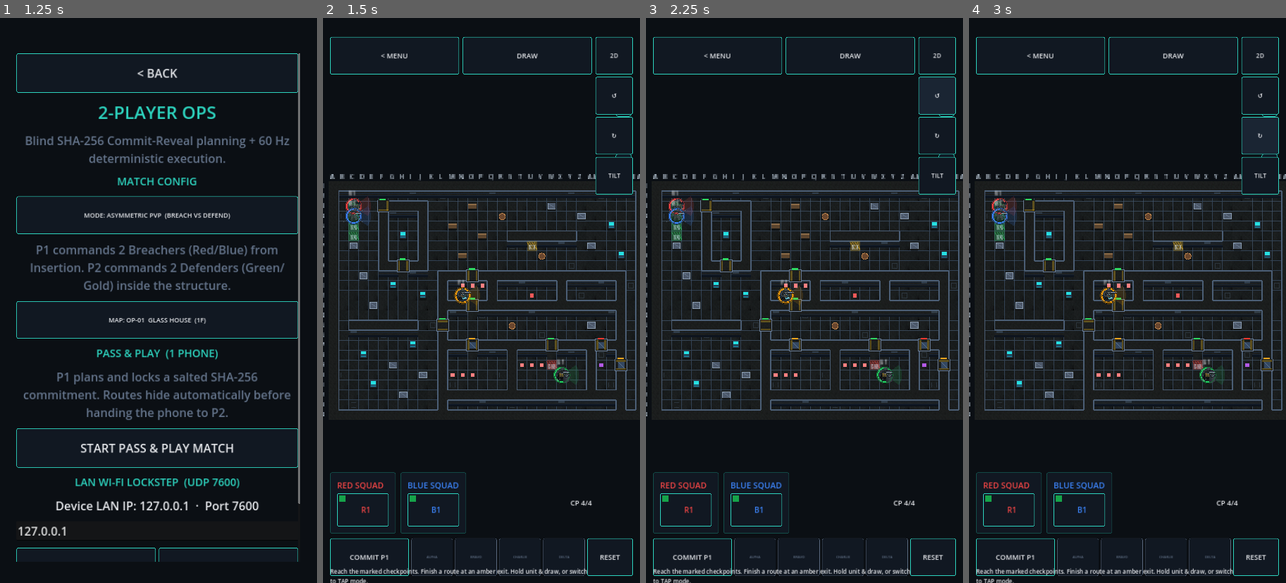
Above: before the commit, frames 1-4 (left to right).
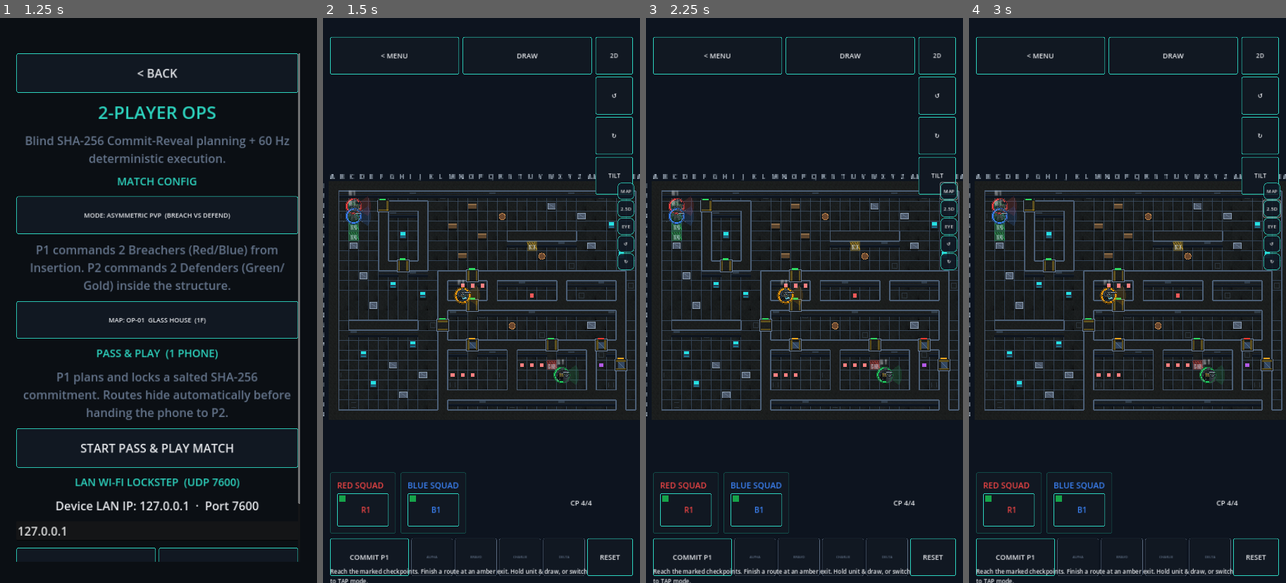
Above: after the commit, the same moments.

Repository: GhostMan612/TacPlanShooter
Game: Godot game, scene res://scenes/splash.tscn
The game is run twice, just before and just after one commit, with the same random seed, the same clock (stepped at 60 frames per second) and the same inputs.
Inputs (mouse positions are in pixels of both pictures, inside the frame that each line leads up to):
- Up to frame 1 (1.25 s): tap Enter at 0.5 s; move the mouse to (228, 272) at 0.52 s; hold Right (ui_right) from 0.53 s (still down); click (228, 272) at 0.67 s
- Up to frame 2 (1.5 s): release Right (ui_right) at 1.25 s; click "START PASS & PLAY MATCH" at 1.25 s
- Up to frame 3 (2.25 s): click "MAP" at 2 s
- Up to frame 4 (3 s): click "2.5D" at 2.75 s

Frame 1 is identical in both runs. In frame 2, 0.3% of the frame differs, in the area x 92-99%, y 17-45%; in frame 3, 0.3%; in frame 4, 0.3%.

Commit message:
fix(3d): lit 3D view (sun + ambient WorldEnvironment) and camera HUD pill strip on layer 5 below planning HUD

Diff:
--- a/scripts/view3d/tactical_camera_3d.gd
+++ b/scripts/view3d/tactical_camera_3d.gd
@@ -127,10 +127,11 @@
 		return
 	_hud = CanvasLayer.new()
 	_hud.name = "CameraControlHud"
+	_hud.layer = 5
 	add_child(_hud)
 	var box := VBoxContainer.new()
 	box.set_anchors_and_offsets_preset(Control.PRESET_TOP_RIGHT)
-	box.position = Vector2(-84.0, 280.0)
+	box.position = Vector2(-76.0, 560.0)
 	_hud.add_child(box)
 	_add_pill(box, "MAP", "MAP", int(Tier.MAP))
 	_add_pill(box, "2.5D", "2.5D", int(Tier.TACTICAL))
--- a/scripts/view3d/world_view_3d.gd
+++ b/scripts/view3d/world_view_3d.gd
@@ -39,6 +39,20 @@
 	camera = TacticalCamera3D.new()
 	camera.name = "TacticalCamera3D"
 	add_child(camera)
+	var sun := DirectionalLight3D.new()
+	sun.name = "TacticalSun"
+	sun.light_energy = 1.6
+	sun.rotation_degrees = Vector3(-52.0, 38.0, 0.0)
+	add_child(sun)
+	var env := WorldEnvironment.new()
+	var e := Environment.new()
+	e.background_mode = Environment.BG_COLOR
+	e.background_color = Color(0.05, 0.08, 0.12)
+	e.ambient_light_source = Environment.AMBIENT_SOURCE_COLOR
+	e.ambient_light_color = Color(0.42, 0.52, 0.66)
+	e.ambient_light_energy = 1.1
+	env.environment = e
+	add_child(env)
 	_box_mesh = BoxMesh.new()
 	_floor_material = StandardMaterial3D.new()
 	_floor_material.texture_filter = BaseMaterial3D.TEXTURE_FILTER_NEAREST
